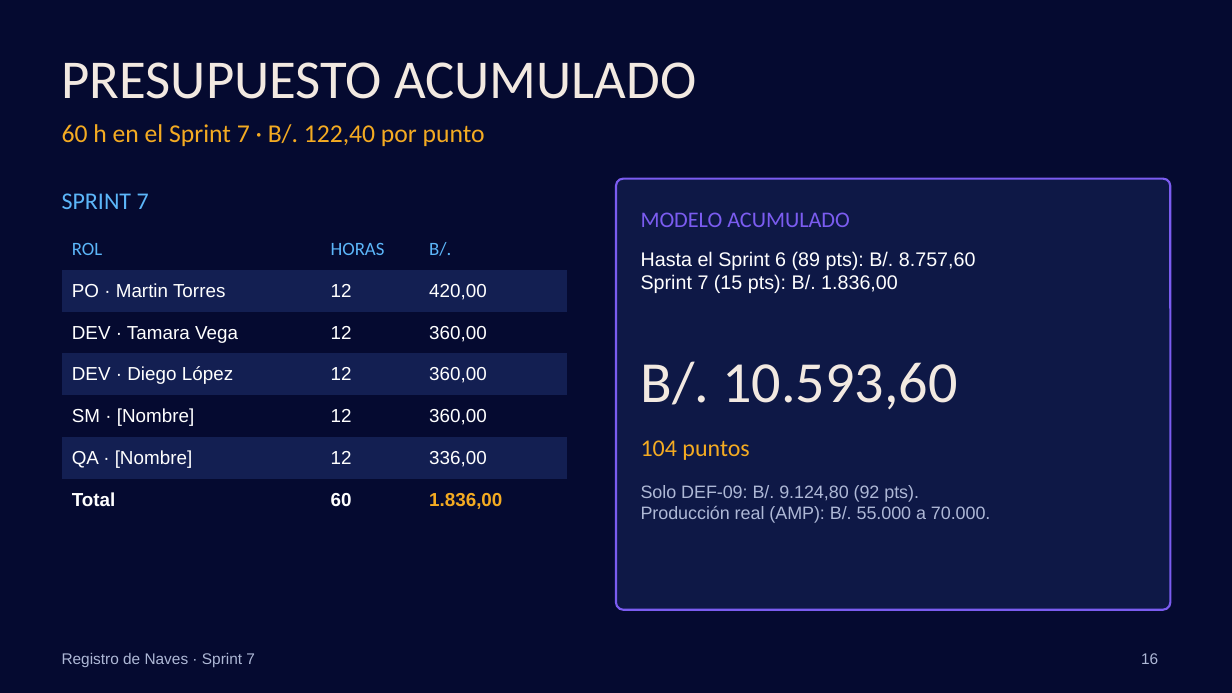
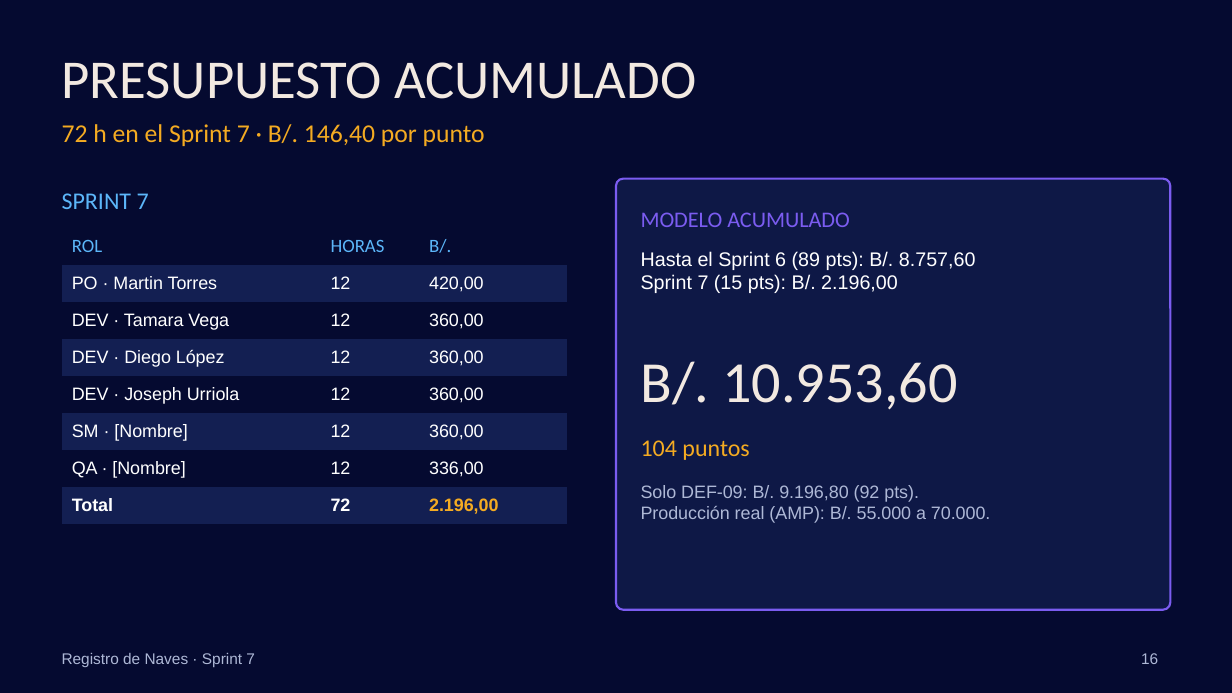
Before and after one commit to torres-martin/registro-maritimo-digital, a slide deck: slide 16 of docs/Sprint7-RegistroNaves.pptx. Drawn at 1232x693 pixels with LibreOffice and Linux fonts; fonts in the diff are those of the drawing; background and template pictures are left out. Boxes give left, top, right and bottom in pixels: in the first picture for what was removed or moved away, otherwise in the second. Text is boxed around its words. In the diff, an @@ line names an element or a change of style, - is before the commit and + after.

```diff
--- a/docs/Sprint7-RegistroNaves.pptx
+++ b/docs/Sprint7-RegistroNaves.pptx
@@ text at bbox=[62, 124, 485, 146]: text changed @@
-60 h en el Sprint 7 · B/. 122,40 por punto
+72 h en el Sprint 7 · B/. 146,40 por punto
@@ table at bbox=[62, 228, 567, 518] @@
+row 5: DEV · Joseph Urriola | 12 | 360,00
-row 8, column 2: 60
+row 8, column 2: 72
-row 8, column 3: 1.836,00
+row 8, column 3: 2.196,00
@@ text at bbox=[641, 274, 898, 293]: text changed @@
-Sprint 7 (15 pts): B/. 1.836,00
+Sprint 7 (15 pts): B/. 2.196,00
@@ text at bbox=[641, 361, 957, 410]: text changed @@
-B/. 10.593,60
+B/. 10.953,60
@@ text at bbox=[641, 485, 919, 502]: text changed @@
-Solo DEF-09: B/. 9.124,80 (92 pts).
+Solo DEF-09: B/. 9.196,80 (92 pts).
```
Also in this commit, not shown: 5 other slides changed, 1 slide added, 5 other files.
